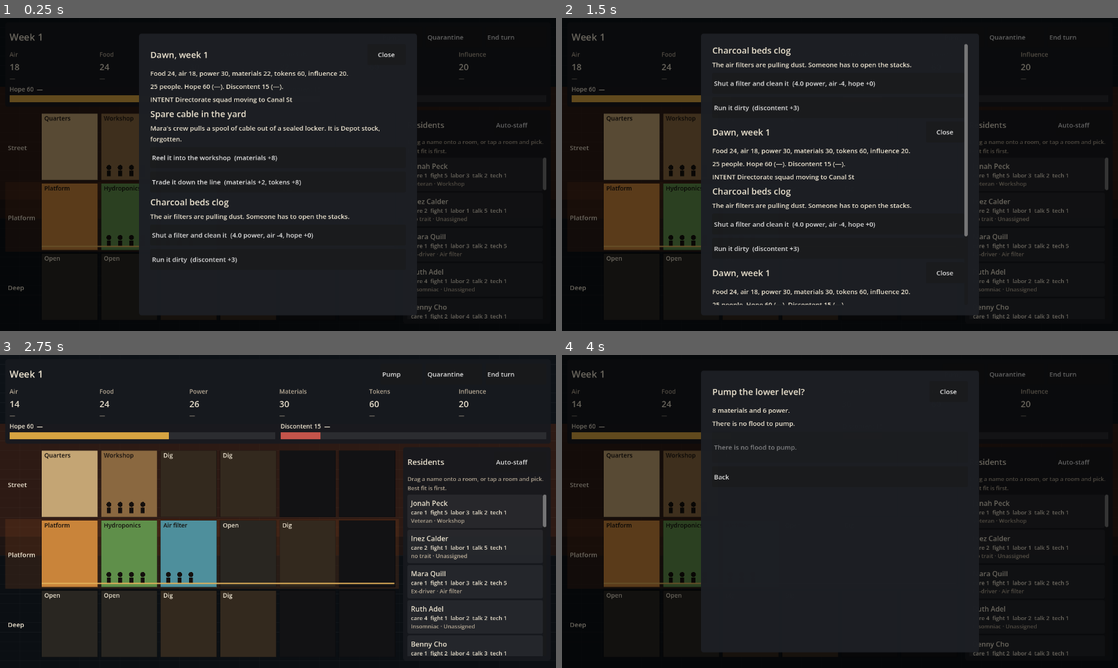
Above: before the commit, frames 1-4 (two rows, left to right).
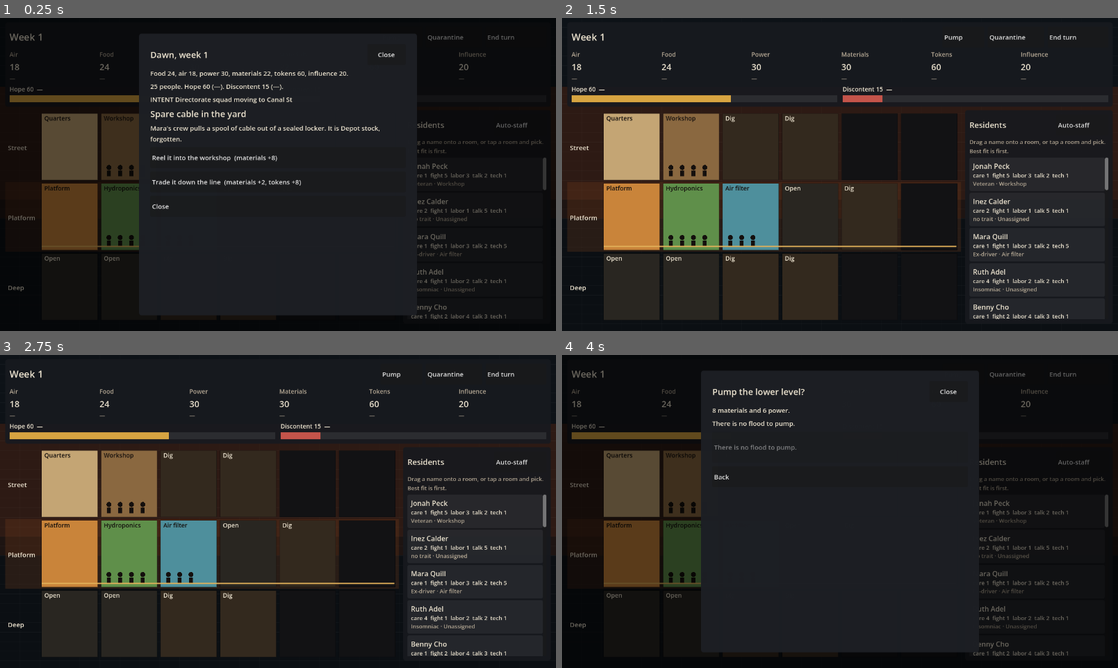
Above: after the commit, the same moments.

Repository: rustoman-AI/underline-godot
Game: Godot game, scene res://ui/station.tscn
Two runs of this game, one before a commit and one after it. Both use one fixed random seed, a clock stepped at 60 frames per second and the inputs below.
Inputs (mouse positions are in pixels of both pictures, inside the frame that each line leads up to):
- Up to frame 1 (0.25 s): no input
- Up to frame 2 (1.5 s): click "Reel it into the workshop (ma…" at 0.5 s; click (840, 55) at 1.25 s, where only the run before the commit has a clickable "Trade it down the line (mater…"
- Up to frame 3 (2.75 s): click (278, 420) at 2 s, where only the run before the commit has a clickable "Shut a filter and clean it (4…"
- Up to frame 4 (4 s): click "Pump" at 2.75 s; click "Quarantine" at 3.5 s

The runs differ from the first frame. In frame 1, 0.8% of the frame differs, in the area x 27-63%, y 57-79%; in frame 2, 24%, in the area x 0-100%, y 4-97%; in frame 3, less than 0.1%; in frame 4, less than 0.1%.
Error before the commit: Attempted to free a locked object (calling or emitting). (res://ui/station.gd:941)
Error after the commit: Attempted to free a locked object (calling or emitting). (res://ui/station.gd:961)

Commit message:
Show one dawn event at a time so a choice cannot come back.
The report listed every waiting event, and a click only resolved the first, so closing or picking the other card drew the same choices again.

Co-authored-by: Cursor <cursoragent@cursor.com>

Diff:
--- /dev/null
+++ b/sim/check_slice.gd
@@ -0,0 +1,100 @@
+extends SceneTree
+
+## Headless checks for the slice: dawn queue, then the later gates as they land.
+##   godot --headless --path . -s res://sim/check_slice.gd
+
+
+func _init() -> void:
+	var failed := false
+	var catalog := Catalog.new()
+	if not catalog.load_all():
+		print("Catalog: FAIL ", catalog.error)
+		quit(1)
+		return
+	if not _check_queue(catalog):
+		failed = true
+	if failed:
+		print("SLICE FAIL")
+		quit(1)
+		return
+	print("SLICE OK")
+	quit(0)
+
+
+func _check_queue(catalog: Catalog) -> bool:
+	var game := Game.new()
+	game.setup(catalog, 1, 40)
+	if game.over == "error":
+		print("Queue: FAIL setup")
+		return false
+	if not _ids_once(game, "opening report"):
+		return false
+	var clog: Dictionary = {}
+	for ev in catalog.events:
+		if str(ev.id) == "clog":
+			clog = ev
+	if clog.is_empty():
+		print("Queue: FAIL no clog")
+		return false
+	var before := game.pending.size()
+	game._present_event(clog)
+	game._present_event(clog)
+	if game.pending.size() != before and _count_id(game, "clog") > 1:
+		print("Queue: FAIL clog queued twice")
+		return false
+	if _count_id(game, "clog") > 1:
+		print("Queue: FAIL duplicate clog")
+		return false
+	var guard := 0
+	while not game.pending.is_empty() and guard < 8:
+		guard += 1
+		var front: Dictionary = game.front_event()
+		var id := str(front.id)
+		var choices: Array = []
+		for choice in front.choices:
+			choices.append(str(choice.id))
+		if not game.dismiss_front():
+			print("Queue: FAIL dismiss stuck on %s" % id)
+			return false
+		if not game.pending.is_empty():
+			var nxt: Dictionary = game.front_event()
+			if str(nxt.id) == id:
+				print("Queue: FAIL close showed %s again" % id)
+				return false
+			var again := true
+			if nxt.choices.size() == choices.size():
+				for i in choices.size():
+					if str(nxt.choices[i].id) != str(choices[i]):
+						again = false
+			else:
+				again = false
+			if again:
+				print("Queue: FAIL same choices after close")
+				return false
+	if not game.pending.is_empty():
+		print("Queue: FAIL queue did not empty")
+		return false
+	print("Queue: ok")
+	return true
+
+
+func _ids_once(game: Game, label: String) -> bool:
+	var seen := {}
+	for ev in game.pending:
+		var id := str(ev.id)
+		if seen.has(id):
+			print("Queue: FAIL %s lists %s twice" % [label, id])
+			return false
+		seen[id] = true
+	if game.modal_ids().size() != game.pending.size():
+		print("Queue: FAIL %s modal ids collapsed a duplicate" % label)
+		return false
+	return true
+
+
+func _count_id(game: Game, id: String) -> int:
+	var n := 0
+	for ev in game.pending:
+		if str(ev.id) == id:
+			n += 1
+	return n
--- a/sim/game.gd
+++ b/sim/game.gd
@@ -70,6 +70,7 @@
 var workshop_down := false
 var gen_down := false
 var event_last := {}
+var week_event_ids := {}
 
 var catalog: Catalog
 var rng := RandomNumberGenerator.new()
@@ -471,6 +472,7 @@
 	orders_left = council.size()
 	pumped = false
 	quarantine = false
+	week_event_ids = {}
 	_season_clock()
 	_queue_crunch()
 	_roll_events()
@@ -2467,59 +2469,76 @@
 
 
 func _roll_events() -> void:
-	var picked: Array = []
-	var guard := 0
-	while picked.size() < 2 and guard < 20:
-		guard += 1
-		var pool := _event_pool(picked.size() == 0 and rng.randf() < 0.4)
-		if pool.is_empty():
-			pool = _event_pool(false)
-		if pool.is_empty():
-			break
-		var ev: Dictionary = _weighted(pool)
-		if _has_event(picked, str(ev.id)):
-			continue
-		picked.append(ev)
-	if picked.size() >= 2 and rng.randf() < 0.22:
-		var extra := _event_pool(false)
-		if not extra.is_empty():
-			var ev2: Dictionary = _weighted(extra)
-			if not _has_event(picked, str(ev2.id)):
-				picked.append(ev2)
-	for ev in picked:
-		_present_event(ev)
-	if picked.size() < 2:
-		var relax: Array = []
-		for ev in catalog.events:
-			if bool(ev.get("major", false)) or str(ev.id) == "static":
-				continue
-			if week < int(ev.get("min_week", 1)) or week > int(ev.get("max_week", 99)):
-				continue
-			if str(ev.get("requires", "")) == "digging" and dig.is_empty():
-				continue
-			if _has_event(picked, str(ev.id)):
-				continue
-			relax.append(ev)
-		var guard2 := 0
-		while picked.size() < 2 and not relax.is_empty() and guard2 < 8:
-			guard2 += 1
-			var extra: Dictionary = _weighted(relax)
-			relax = _drop_id(relax, str(extra.id))
-			picked.append(extra)
-			_present_event(extra)
+	var pool := _event_pool(rng.randf() < 0.4)
+	if pool.is_empty():
+		pool = _event_pool(false)
+	if pool.is_empty():
+		return
+	_present_event(_weighted(pool))
+
+
+func front_event() -> Dictionary:
+	if pending.is_empty():
+		return {}
+	return pending[0]
+
+
+func modal_ids() -> Array:
+	var ids: Array = []
+	var seen := {}
+	for ev in pending:
+		var id := str(ev.id)
+		if seen.has(id):
+			continue
+		seen[id] = true
+		ids.append(id)
+	return ids
+
+
+func dismiss_front() -> bool:
+	if pending.is_empty():
+		return false
+	var ev: Dictionary = pending[0]
+	var choice := _free_choice(ev)
+	if choice.is_empty():
+		pending.pop_front()
+		return true
+	if not _apply_event({"event_id": str(ev.id), "choice_id": str(choice.id)}):
+		pending.pop_front()
+	return pending.is_empty() or str(pending[0].get("id", "")) != str(ev.id)
+
+
+func _free_choice(ev: Dictionary) -> Dictionary:
+	for choice in ev.choices:
+		if _cost_empty(choice.get("cost", {})):
+			return choice
+	return {}
+
+
+func _cost_empty(cost) -> bool:
+	if typeof(cost) != TYPE_DICTIONARY:
+		return true
+	for key in cost:
+		if int(cost[key]) > 0:
+			return false
+	return true
 
 
 func _present_event(ev: Dictionary) -> void:
+	var id := str(ev.id)
+	if _has_event(pending, id) or week_event_ids.has(id):
+		return
 	var copy: Dictionary = _copy(ev)
-	if str(copy.id) == "refugees":
+	if id == "refugees":
 		var n := rng.randi_range(int(bal.refugee_min), int(bal.refugee_max))
 		copy.text = "%d people are at the yard gate with a story about a collapse north of Atlantic Av." % n
 		for choice in copy.choices:
 			if str(choice.id) == "take":
 				choice.people = n
 				choice.label = "Take in %d" % n
+	week_event_ids[id] = true
 	pending.append(copy)
-	event_last[str(copy.id)] = week
+	event_last[id] = week
 
 
 func _event_pool(major_only: bool) -> Array:
--- a/ui/station.gd
+++ b/ui/station.gd
@@ -769,23 +769,26 @@
 		_body("No one is waiting on a decision.")
 		card_body.add_child(_button("To the platform", _close_card))
 		return
-	for ev in game.pending:
-		_heading(str(ev.title))
-		_body(str(ev.text))
-		for choice in ev.choices:
-			var label := str(choice.label)
-			var extra := _choice_bits(choice)
-			if extra != "":
-				label += "  (" + extra + ")"
-			var pick := _button(label, _pick_event.bind(str(ev.id), str(choice.id)))
-			if not game.afford_choice(choice):
-				var why := game.shortage_text(choice.get("cost", {}))
-				if why == "":
-					why = "That cost cannot be paid."
-				pick.disabled = true
-				pick.text = "%s — %s" % [label, why]
-				pick.custom_minimum_size.y = 72
-			card_body.add_child(pick)
+	var ev: Dictionary = game.front_event()
+	_heading(str(ev.title))
+	_body(str(ev.text))
+	for choice in ev.choices:
+		var label := str(choice.label)
+		var extra := _choice_bits(choice)
+		if extra != "":
+			label += "  (" + extra + ")"
+		var pick := _button(label, _pick_event.bind(str(ev.id), str(choice.id)))
+		if not game.afford_choice(choice):
+			var why := game.shortage_text(choice.get("cost", {}))
+			if why == "":
+				why = "That cost cannot be paid."
+			pick.disabled = true
+			pick.text = "%s — %s" % [label, why]
+			pick.custom_minimum_size.y = 72
+		card_body.add_child(pick)
+	if game.pending.size() > 1:
+		_body("%d more waiting after this one." % (game.pending.size() - 1))
+	card_body.add_child(_button("Close", _dismiss_dawn))
 
 
 func _morning_lines() -> PackedStringArray:
@@ -808,13 +811,30 @@
 
 
 func _pick_event(event_id: String, choice_id: String) -> void:
+	var before := str(game.front_event().get("id", ""))
 	if not game.apply({"kind": "event", "event_id": event_id, "choice_id": choice_id}):
 		footer.text = "That choice did not take."
+		return
 	_refresh()
+	_advance_dawn(before)
+
+
+func _dismiss_dawn() -> void:
+	var before := str(game.front_event().get("id", ""))
+	if before != "":
+		game.dismiss_front()
+	_refresh()
+	_advance_dawn(before)
+
+
+func _advance_dawn(before: String) -> void:
 	if game.pending.is_empty():
 		_close_card()
-	else:
-		_show_dawn()
+		return
+	if str(game.front_event().get("id", "")) == before:
+		_close_card()
+		return
+	_show_dawn()
 
 
 func _show_ending() -> void:
Not shown, added: ui/station.gd.uid
